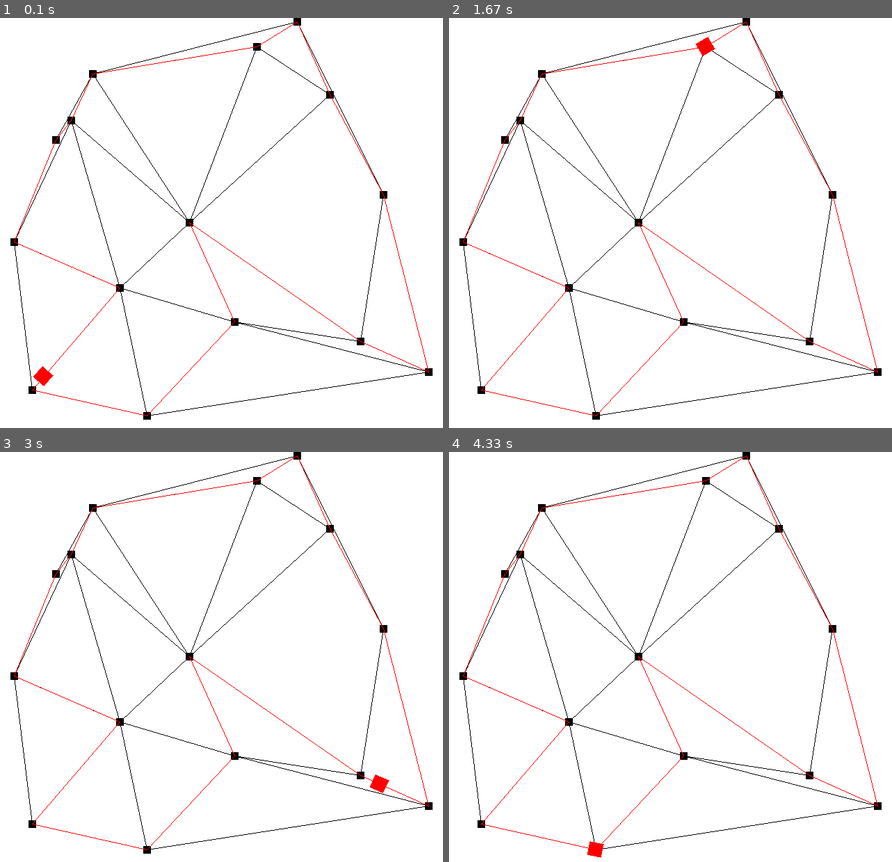
Above: before the commit, frames 1-4 (two rows, left to right).
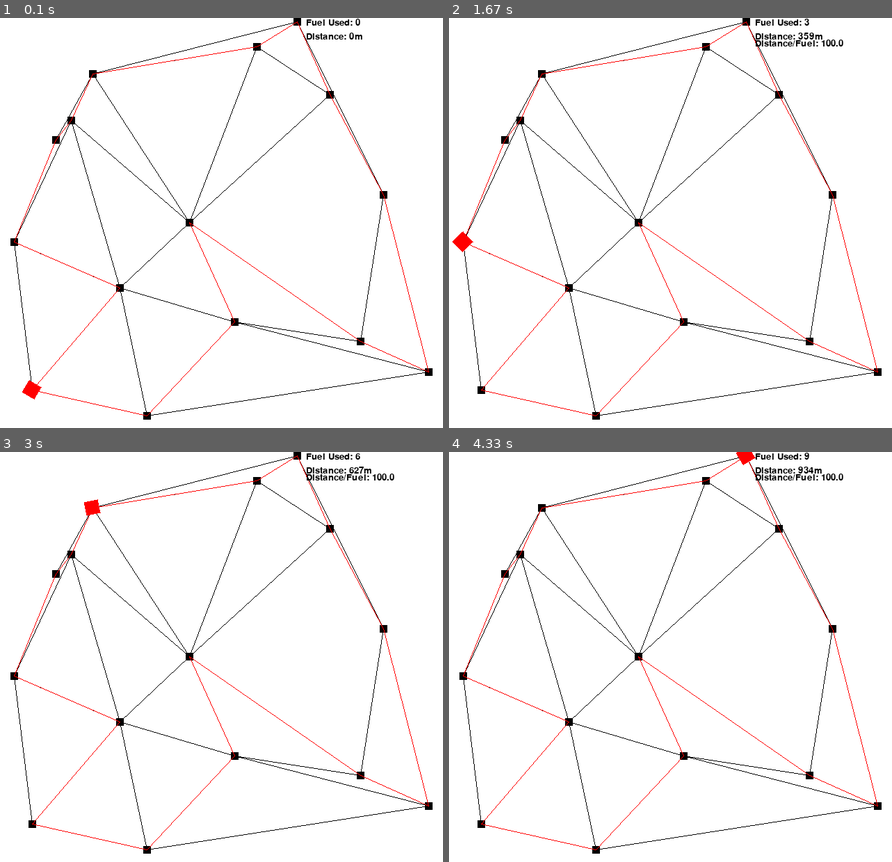
Above: after the commit, the same moments.

Repository: freshollie/ECU178A4
Game: pygame game, started from Main.py
The game is run twice, just before and just after one commit, with the same random seed, the same clock (stepped at 60 frames per second) and the same inputs.
Inputs (mouse positions are in pixels of both pictures, inside the frame that each line leads up to):
- Up to frame 1 (0.1 s): no input
- Up to frame 2 (1.67 s): tap D at 0.33, 1 s; press the mouse at (723, 280) at 0.7 s; move the mouse to (639, 177) at 0.8 s; release the mouse at (555, 75) at 0.93 s
- Up to frame 3 (3 s): no input
- Up to frame 4 (4.33 s): no input

The runs differ from the first frame. In frame 1, 0.4% of the frame differs, in the area x 5-82%, y 0-94%; in frame 2, 0.6%, in the area x 0-90%, y 0-58%; in frame 3, 0.6%; in frame 4, 0.6%.

Commit message:
Added distance and fuel use counter. Fuel use is based off how fast the robot goes.

Diff:
--- a/Main.py
+++ b/Main.py
@@ -263,8 +263,26 @@
         self.robot = Robot(random.choice(list(self.town.shopDict)), town = self.town)
         self.robot.render(DisplayDriver.engine)
 
+        self.consumeText = OnscreenText(pos = [Globals.RESOLUTION[0]-200,0], text = '', size = 20)
+        self.consumeText.render(DisplayDriver.engine)
+
+        self.distanceText = OnscreenText(pos = [Globals.RESOLUTION[0]-200,20], text = '', size = 20)
+        self.distanceText.render(DisplayDriver.engine)
+
+        self.contraintsText = OnscreenText(pos = [Globals.RESOLUTION[0]-200,30], text = '', size = 20)
+        self.contraintsText.render(DisplayDriver.engine)
+
+
+
     def tick(self):
         self.robot.tick()
+        self.distanceText.setText('Distance: %sm' %(int(self.robot.getDistanceTraveled())))
+        self.consumeText.setText('Fuel Used: %s' %(int(self.robot.getFuelUsed())))
+
+        try:
+            self.contraintsText.setText('Distance/Fuel: %s' %(round(self.robot.getDistanceTraveled()/self.robot.getFuelUsed(), 2)))
+        except ZeroDivisionError:
+            pass
 
 class lel():
     def __init__(self):
--- a/Robot.py
+++ b/Robot.py
@@ -65,8 +65,10 @@
 
         #
         self.homeNode = homeNode
-        self.velocity = 2000
-        self.turnSpeed = 1000
+        self.distanceTraveled = 0
+        self.fuelUsed = 0
+        self.velocity = 1000
+        self.turnSpeed = 300
         self.town = town
         self.route = None
         self.bearing = 0
@@ -86,6 +88,16 @@
         self.bearing = bearing
         self.setRotation(self.bearing)
 
+    def consumeFuel(self, distance):
+        self.fuelUsed += self.velocity / 100000 * distance
+        self.distanceTraveled += distance
+
+    def getFuelUsed(self):
+        return self.fuelUsed
+
+    def getDistanceTraveled(self):
+        return self.distanceTraveled
+
     def turn(self, targetBearing):
         """
         Turns at the correct turn speed towards the given target bearing
@@ -229,13 +241,14 @@
                 if self.getPos().getDist(self.targetShop.getPos())<(self.velocity*Globals.PixelsPerMetre/Globals.FPS):
                     # If the distance to the shop is so small that it will go past it next movement
                     # Then move to the shop
-
+                    self.consumeFuel(self.getPos().getDist(self.targetShop.getPos()))
                     self.setPos(self.targetShop.getPos())
 
                     self.targetShop = self.route.getNextPoint() # Get a new target shop
 
                 elif self.bearing == self.targetShop.getPos().getBearing(self.getPos()):
                     # If the current bearing is correct
+                    self.consumeFuel(self.velocity*Globals.PixelsPerMetre/Globals.FPS)
 
                     self.setPos(self.calcTrigPos(self.velocity*Globals.PixelsPerMetre/Globals.FPS))
 
